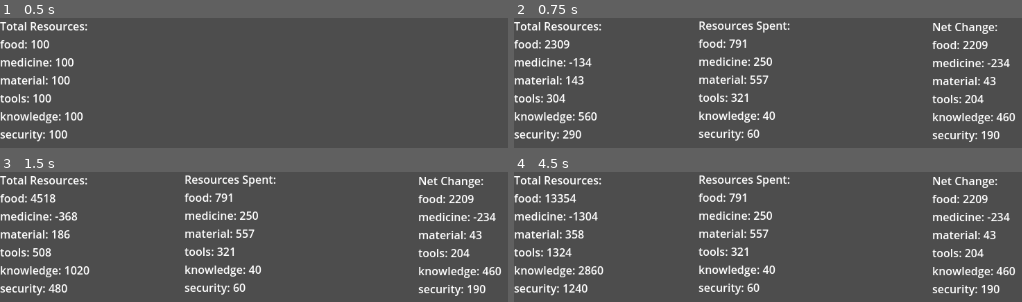
Above: before the commit, frames 1-4 (two rows, left to right).
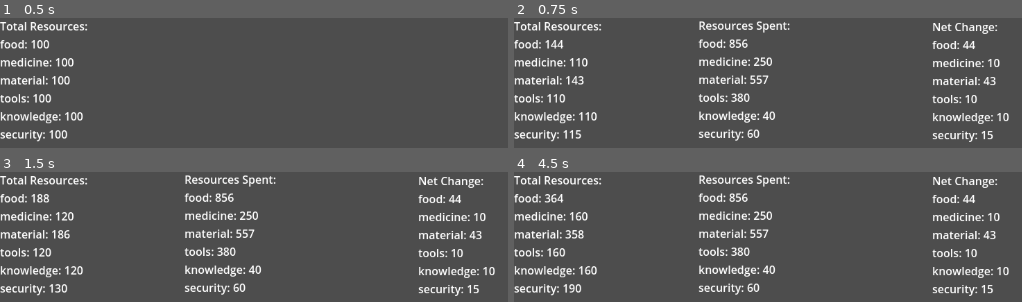
Above: after the commit, the same moments.

Repository: jaxonRuiz/CMPM170-Prototype2
Game: Godot game, scene res://Scenes/main.tscn
Two runs of this game, one before a commit and one after it. Both use one fixed random seed, a clock stepped at 60 frames per second and the inputs below.
Inputs:
- Up to frame 1 (0.5 s): no input
- Up to frame 2 (0.75 s): tap Enter at 0.5 s; hold Space (next_turn) from 0.53 s (still down)
- Up to frame 3 (1.5 s): release Space (next_turn) at 1.28 s; tap Space (next_turn) at 1.35 s
- Up to frame 4 (4.5 s): tap Enter at 2, 3.5 s; hold Space (next_turn) 2.03-2.78 s; tap Space (next_turn) at 2.85, 4.35 s; hold Space (next_turn) 3.53-4.28 s

Frame 1 is identical in both runs. In frame 2, 1.8% of the frame differs, in the area x 6-99%, y 16-94%; in frame 3, 1.8%; in frame 4, 2.0%, in the area x 5-99%, y 16-94%.

Commit message:
updated production costs and ratios

Diff:
--- a/Scripts/group.gd
+++ b/Scripts/group.gd
@@ -81,7 +81,7 @@
 		production_costs["knowledge"] = 0.5;
 		production_costs["food"] = 0.2;
 		production_costs["material"] = 0.4;
-		production_ratio = 0.2;
+		production_ratio = 3.25;
 		output_type = "medicine";
 		super._init(type);
 
@@ -98,8 +98,9 @@
 	func _init(type):
 		population = 300;
 		production_costs["security"] = 0.2;
-		production_costs["tools"] = 0.02;
-		production_ratio = 10;
+		production_costs["tools"] = 0.2;
+		production_costs["food"] = 0.2;
+		production_ratio = 3;
 		output_type = "food";
 		super._init(type);
 
@@ -108,16 +109,16 @@
 		population = 150;
 		production_costs["food"] = 3.5;
 		production_costs["material"] = 3.5;
-		production_ratio = 3.5;
+		production_ratio = 2.6;
 		output_type = "tools";
 		super._init(type);
 
 class ResearchGroup extends Group:
 	func _init(type):
 		population = 50;
-		production_costs["food"] = 0.1;
-		production_costs["tools"] = 0.1;
-		production_ratio = 10;
+		production_costs["food"] = 0.2;
+		production_costs["tools"] = 0.2;
+		production_ratio = 1;
 		output_type = "knowledge";
 		super._init(type);
 
@@ -127,6 +128,6 @@
 		production_costs["medicine"] = 2.5;
 		production_costs["food"] = 1.25;
 		production_costs["tools"] = 2.5;
-		production_ratio = 2.5;
+		production_ratio = 0.75;
 		output_type = "security";
 		super._init(type);
